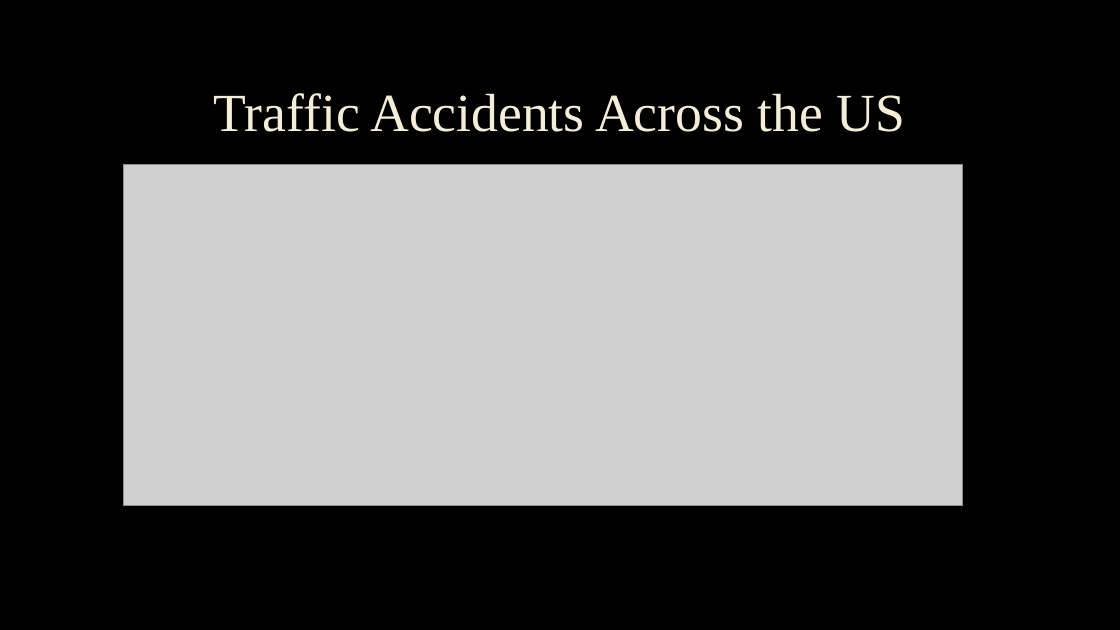
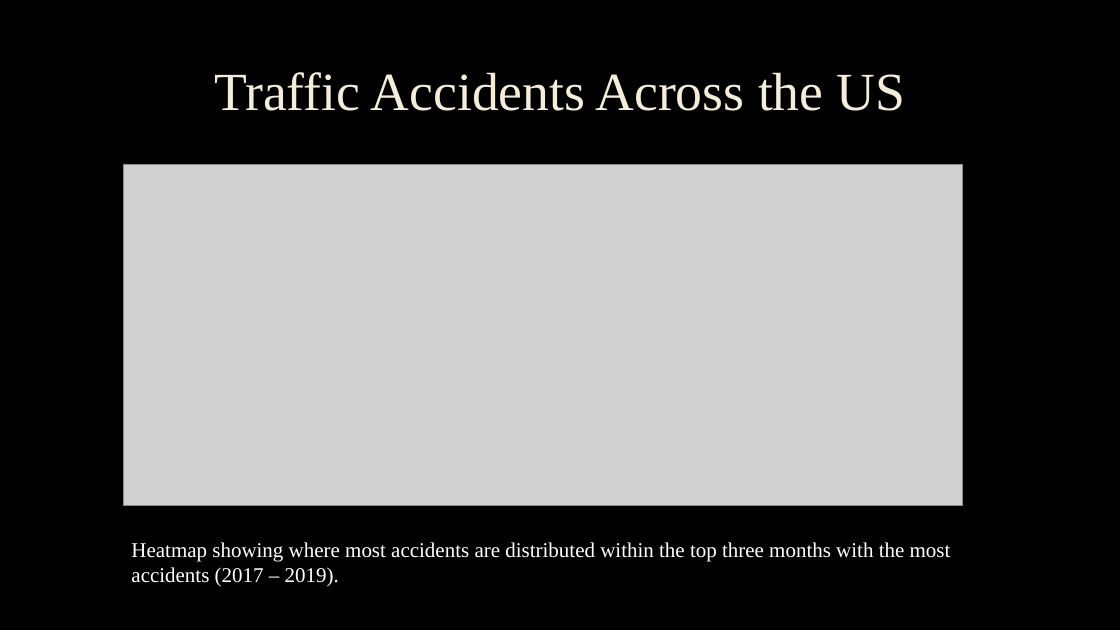
Before and after one commit to lilijo6/Project-Group-3, a slide deck: slide 8 of US Accidents Analysis_Group.pptx (slide 7 before the commit). Drawn at 1120x630 pixels with LibreOffice and Linux fonts; fonts in the diff are those of the drawing; grey boxes stand for pictures; background and template pictures are left out. Boxes give left, top, right and bottom in pixels: in the first picture for what was removed or moved away, otherwise in the second. Text is boxed around its words. In the diff, an @@ line names an element or a change of style, - is before the commit and + after.

```diff
--- a/US Accidents Analysis_Group.pptx
+++ b/US Accidents Analysis_Group.pptx
@@ title "Traffic Accidents Across the US": place and size @@
-title "Traffic Accidents Across the US" at (214,93,905,132)
+title "Traffic Accidents Across the US" at (214,72,906,111)
@@ text added at (131,542,951,587), 18 pt, text #FFFFFF @@
+Heatmap showing where most accidents are distributed within the top three months with the most accidents (2017 – 2019).
```
Also in this commit, not shown: 10 other slides changed, 1 slide added, 1 other file.
